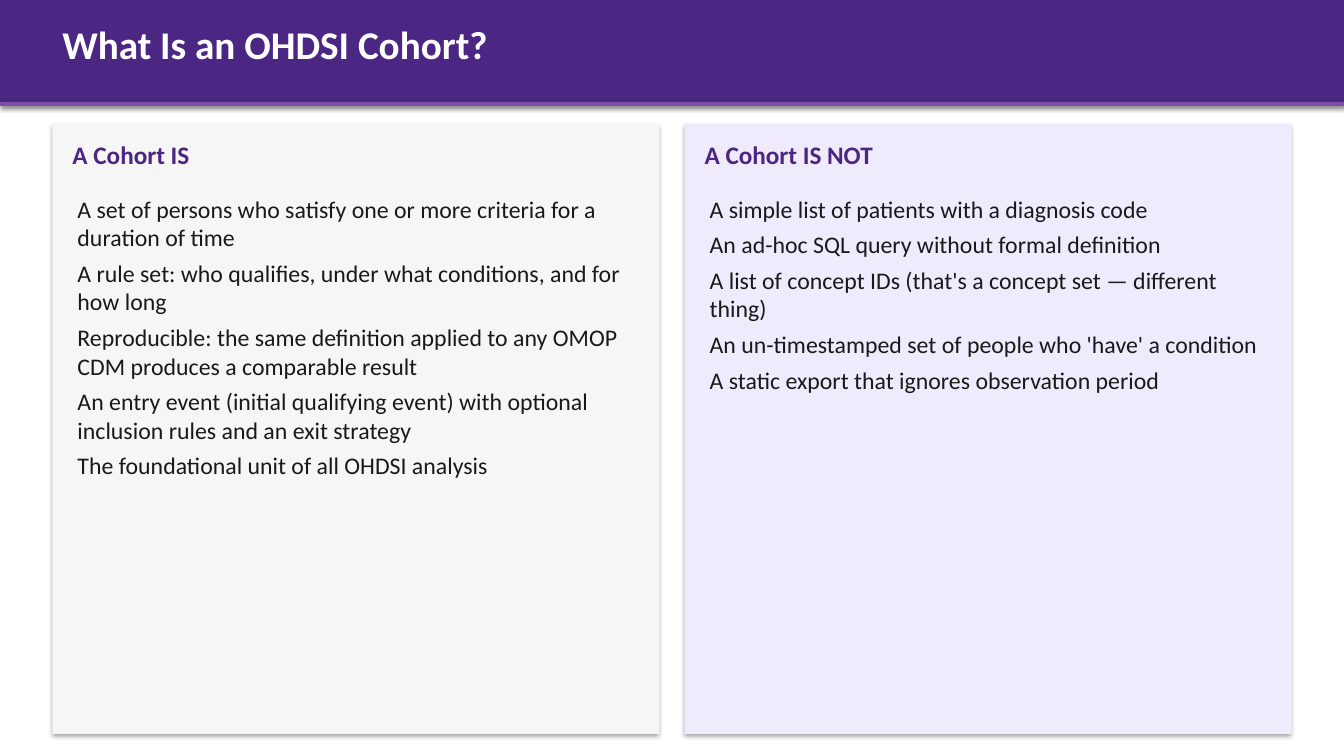
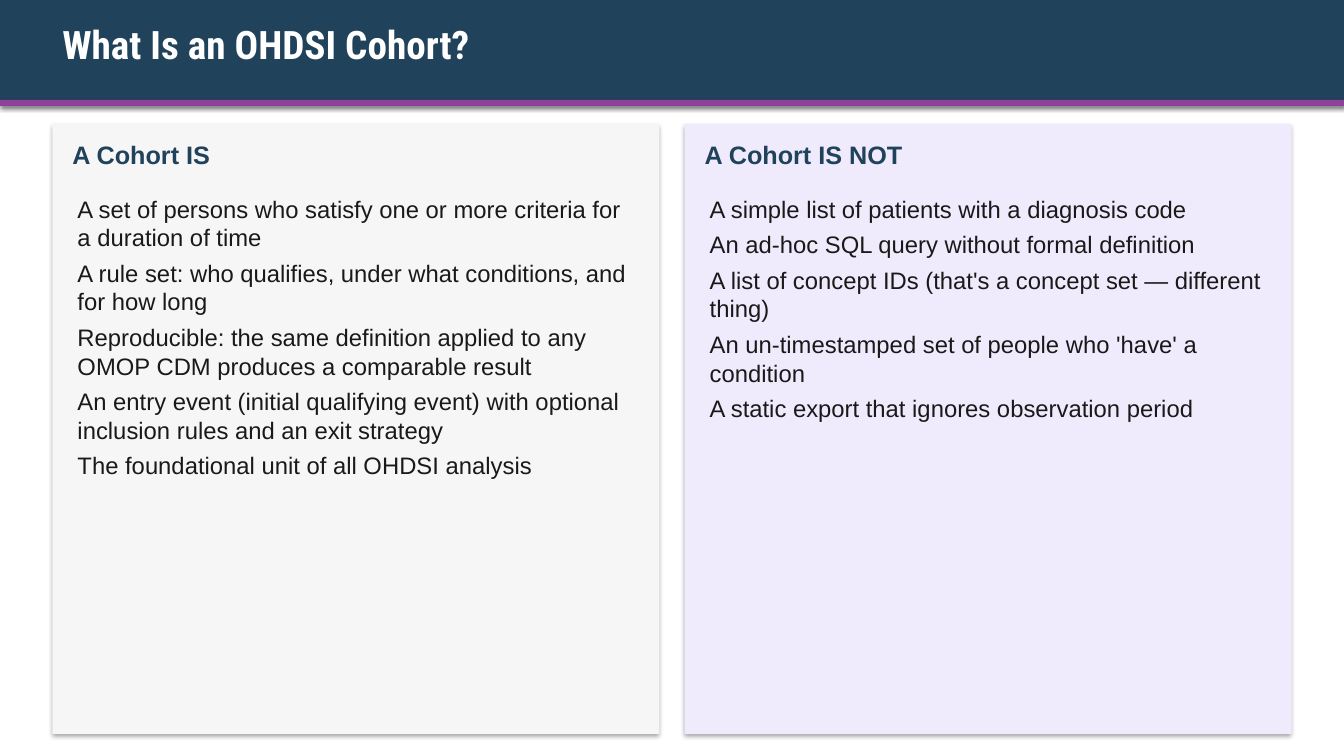
Before and after one commit to ALSTDI/ALS-RWE, a slide deck: slide 9 of docs/free-rwe-resources/train-the-trainer/training/day-03-cohort-definitions/kit/Instructor-Deck-with-Notes.pptx (slide 4 before the commit). Drawn at 1344x756 pixels with LibreOffice and Linux fonts; fonts in the diff are those of the drawing. Boxes give left, top, right and bottom in pixels: in the first picture for what was removed or moved away, otherwise in the second. Text is boxed around its words. In the diff, an @@ line names an element or a change of style, - is before the commit and + after.

```diff
--- a/docs/free-rwe-resources/train-the-trainer/training/day-03-cohort-definitions/kit/Instructor-Deck-with-Notes.pptx
+++ b/docs/free-rwe-resources/train-the-trainer/training/day-03-cohort-definitions/kit/Instructor-Deck-with-Notes.pptx
@@ rectangle at (x1=0, y1=0, x2=1344, y2=106): fill #4B2682 to #20425A @@
@@ text "What Is an OHDSI Cohort?" at (x1=62, y1=29, x2=469, y2=60): font Calibri to Roboto Condensed @@
@@ rectangle at (x1=0, y1=100, x2=1344, y2=106): fill #7B4FA8 to #904199 @@
@@ text "A Cohort IS" at (x1=72, y1=145, x2=210, y2=165): font Calibri to Arial, text colour #4B2682 to #20425A @@
@@ text "A Cohort IS NOT" at (x1=705, y1=145, x2=902, y2=165): font Calibri to Arial, text colour #4B2682 to #20425A @@
@@ text "A set of persons who ..." at (x1=77, y1=200, x2=626, y2=479): font Calibri to Arial @@
@@ text "A simple list of patients ..." at (x1=710, y1=200, x2=1261, y2=422): font Calibri to Arial @@
```
Also in this commit, not shown: 14 other slides changed, 6 slides added, 11 other files.
